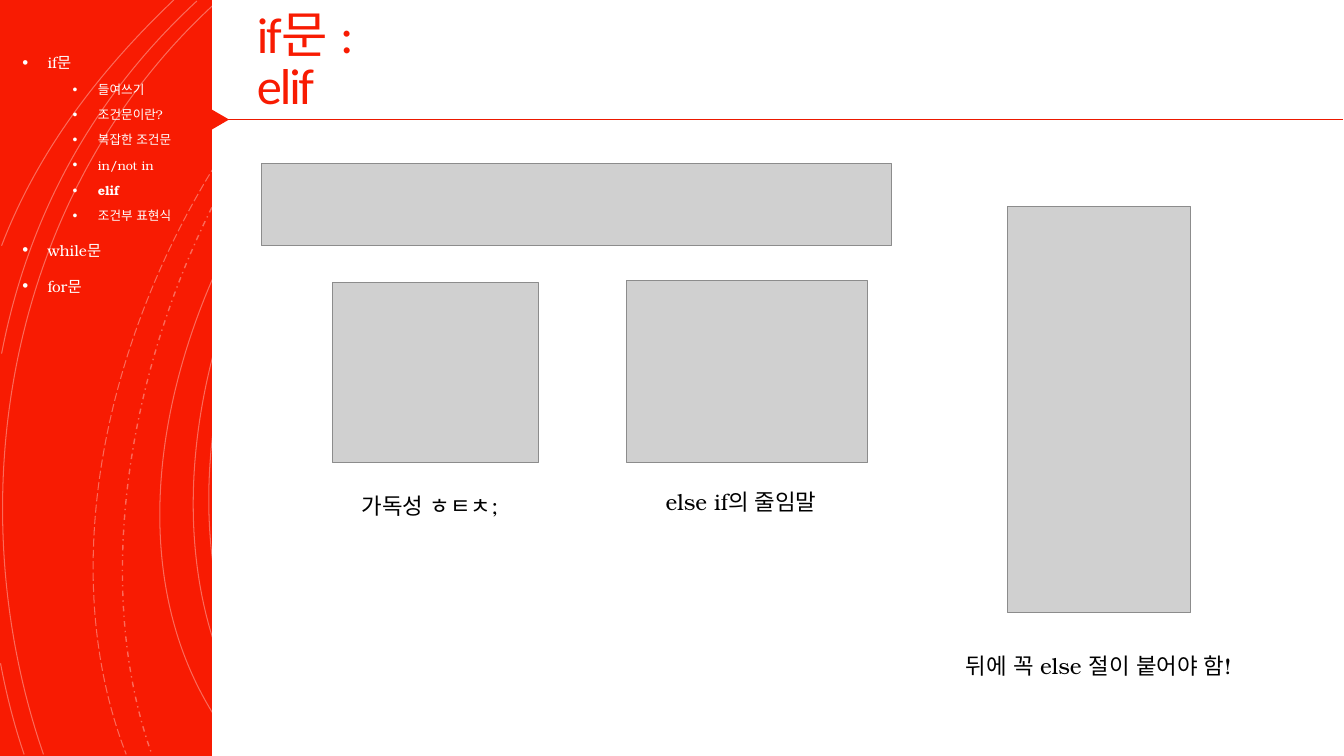
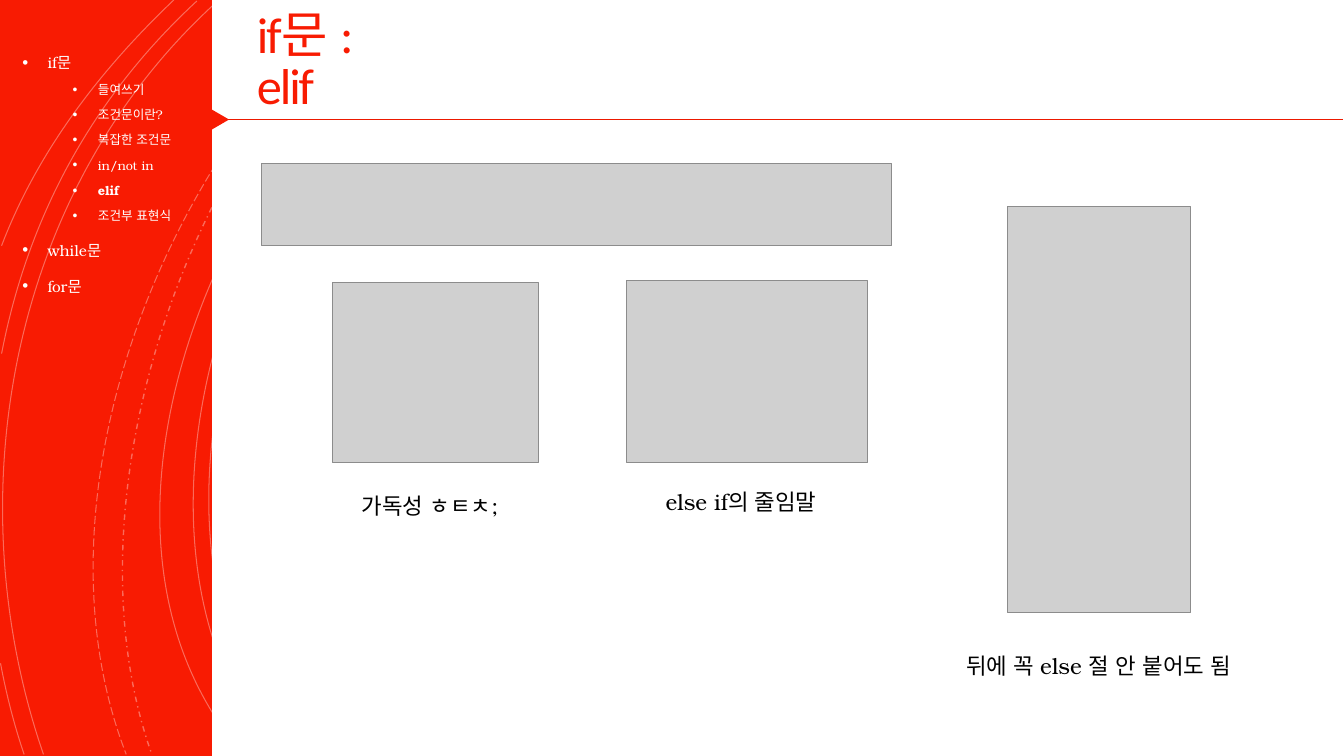
Before and after one commit to Valentine117/python_basic_class, a slide deck: slide 10 of 03장 프로그램의 구조를 쌓는다_제어문.pptx. Drawn at 1344x756 pixels with LibreOffice and Linux fonts; fonts in the diff are those of the drawing; grey boxes stand for pictures. Boxes give left, top, right and bottom in pixels: in the first picture for what was removed or moved away, otherwise in the second. Text is boxed around its words. In the diff, an @@ line names an element or a change of style, - is before the commit and + after.

Commit message:
elif 잘 못 알려줌

```diff
--- a/03장 프로그램의 구조를 쌓는다_제어문.pptx
+++ b/03장 프로그램의 구조를 쌓는다_제어문.pptx
@@ text at <box>966,655,1231,676</box>: text changed @@
-뒤에 꼭 else 절이 붙어야 함!
+뒤에 꼭 else 절 안 붙어도 됨
```
